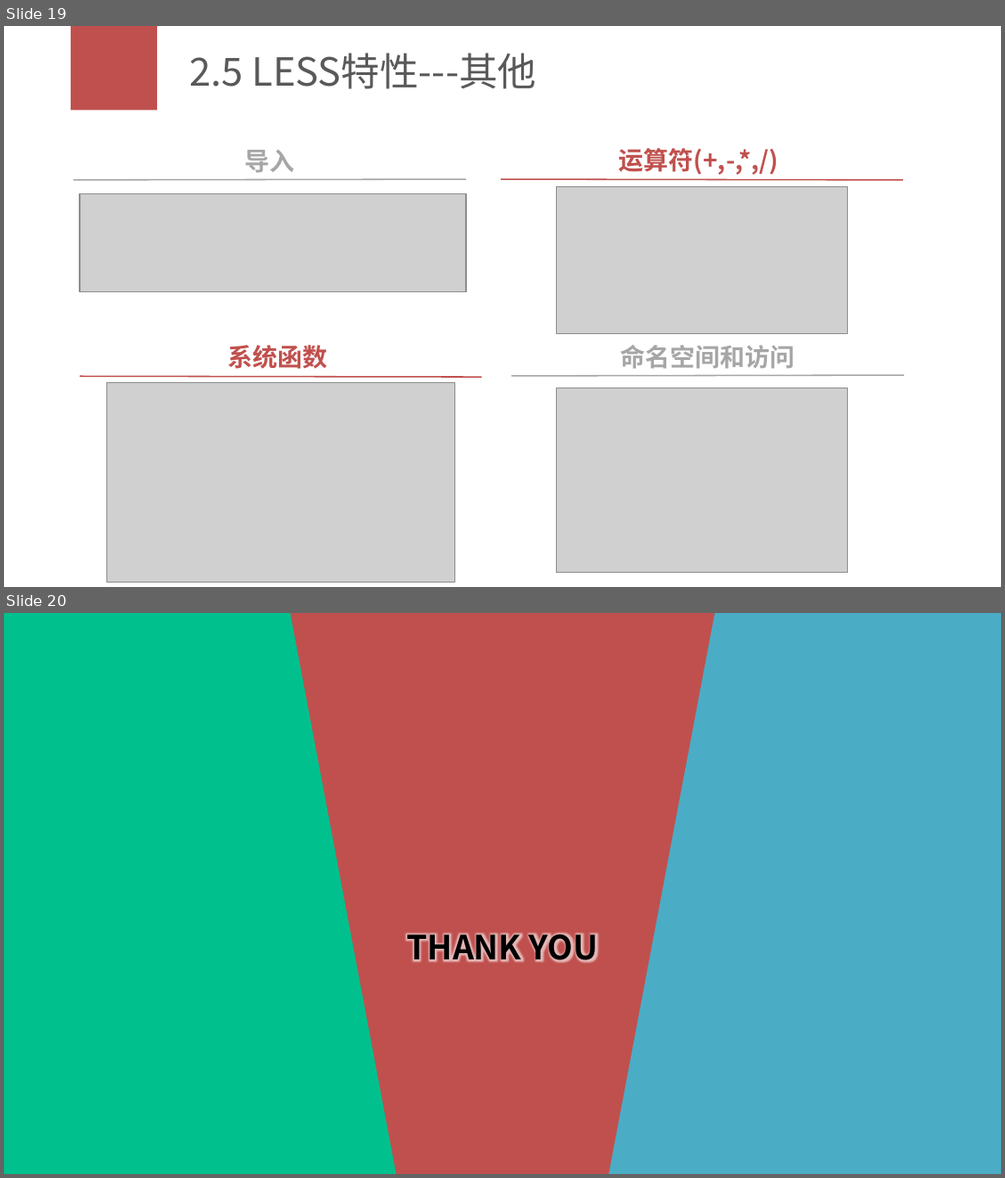
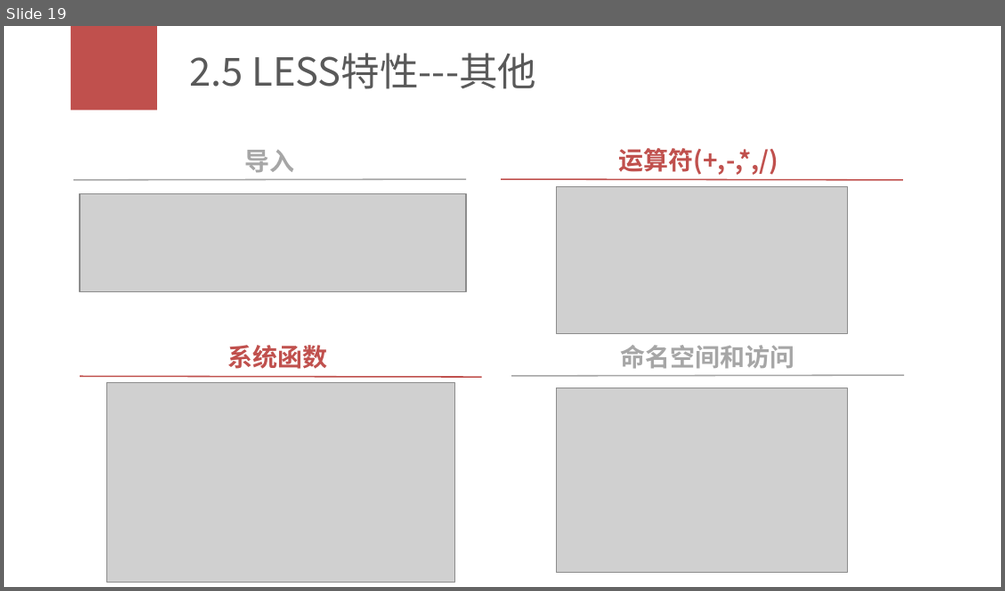
Before and after one commit to zhujiajia1984/studyDoc, a slide deck: 00_学习分享/学习分享_es6_less.pptx. Shown one above the other, each under a label of ours: slides 19 and 20 before the commit, slide 19 after it. The pictures are 1005x1178 and 1005x591 pixels, drawn with LibreOffice and Linux fonts; fonts in the diff are those of the drawing; grey boxes stand for pictures. Boxes give left, top, right and bottom in pixels: in the first picture for what was removed or moved away, otherwise in the second. Text is boxed around its words. In the diff, an @@ line names an element or a change of style, - is before the commit and + after.

```diff
--- a/00_学习分享/学习分享_es6_less.pptx
+++ b/00_学习分享/学习分享_es6_less.pptx
@@ slide 20 removed at (4,613,1001,1174), background #00C08E @@
@@ trapezoid removed at (290,613,715,1174) @@
@@ rectangle removed at (589,613,1001,1174) @@
@@ text removed at (406,933,599,963) @@
-THANK YOU
```
Also in this commit, not shown: 2 slides changed, 1 slide added.
